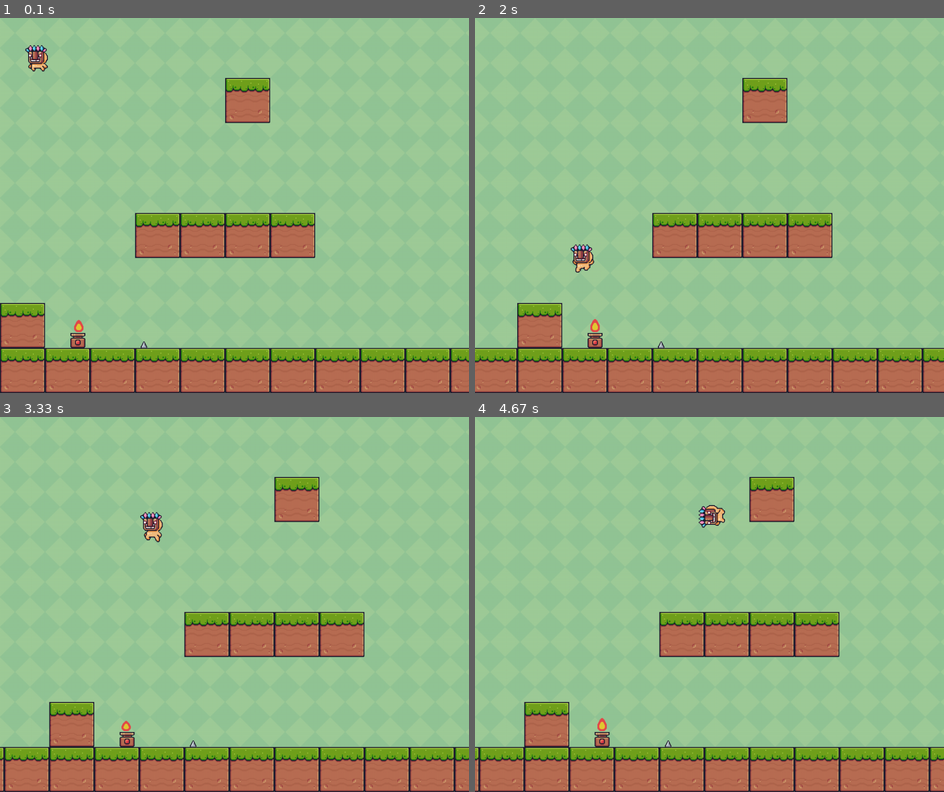
Above: before the commit, frames 1-4 (two rows, left to right).
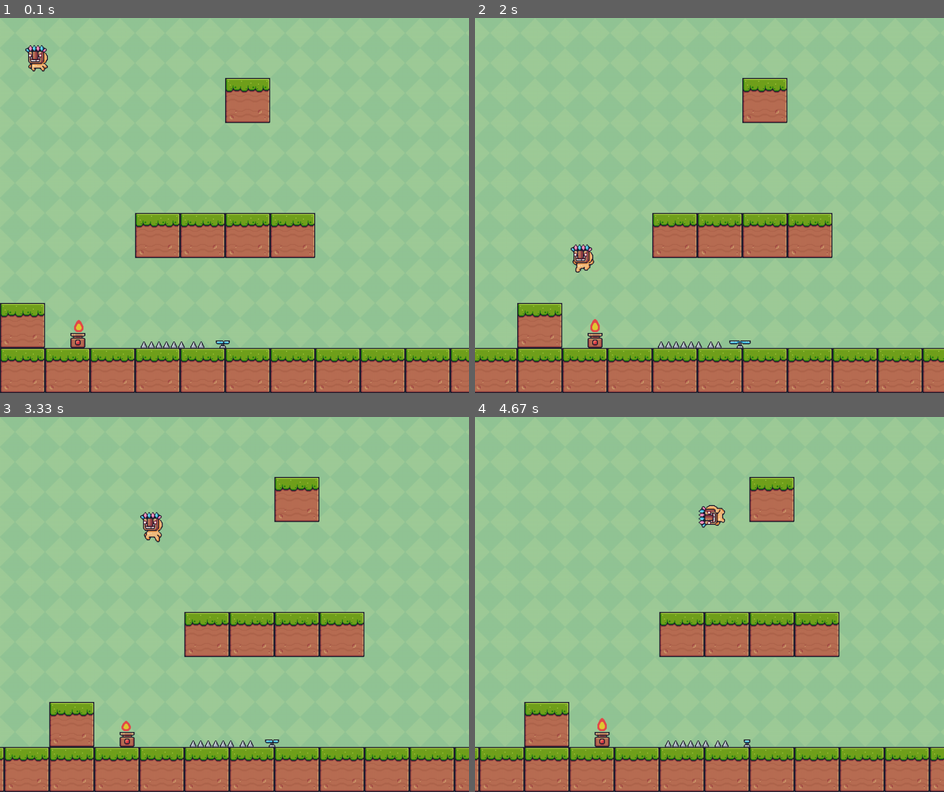
Above: after the commit, the same moments.

Repository: angelojamesti/dev_space
Game: pygame game, started from PyGames/Platformer_game/tutorial.py
Same seed, same stepped clock (60 frames per second), same inputs: the game is played once before the commit and once after it.
Inputs:
- Up to frame 1 (0.1 s): no input
- Up to frame 2 (2 s): hold Right 0.33-0.8 s; hold Right 0.83-1.3 s; tap Space at 0.9, 1.2, 1.4, 1.7, 1.97 s; hold Left 1.33-1.87 s; hold Left from 1.9 s (still down)
- Up to frame 3 (3.33 s): tap Space at 2.27, 2.4, 2.7, 3.07 s; release Left at 2.3 s; hold Right 2.33-2.97 s; hold Left from 3 s (still down)
- Up to frame 4 (4.67 s): tap Space at 3.37, 3.57, 3.87, 4.07, 4.37, 4.57 s; release Left at 3.47 s; hold Right 3.5-3.97 s; hold Right 4-4.47 s; hold Left from 4.5 s (still down)

The runs differ from the first frame. In frame 1, 0.2% of the frame differs, in the area x 31-49%, y 85-89%; in frame 2, 0.2%, in the area x 40-59%, y 85-89%; in frame 3, 0.2%; in frame 4, 0.2%.

Commit message:
"Added Fans on stage and still tried to calculate spikes"

Diff:
--- a/PyGames/Platformer_game/tutorial.py
+++ b/PyGames/Platformer_game/tutorial.py
@@ -261,6 +261,36 @@
         if self.animation_count // self.ANIMATION_DELAY > len(sprites):
             self.animation_count = 0
 
+class Fan(Object):
+    ANIMATION_DELAY = 3
+    def __init__(self, x, y, width, height):
+        super().__init__(x, y, width, height, "fan")
+        self.fan = load_sprite_sheets("Traps", "Fan", width, height)
+        self.image = self.fan["Off"][0]
+        self.mask = pygame.mask.from_surface(self.image)
+        self.animation_count = 0
+        self.animation_name = "Off"
+
+    def on(self):
+            self.animation_name = "On"
+
+    def off(self):
+            self.animation_name = "Off"
+
+    def loop(self):
+        sprites = self.fan[self.animation_name]
+        # Calculates the sprite index based on animation count, the animation delay and the length of the sprites list.
+        # Ex. (10 // 2) % 5 the sprite index will then choose the 6th frame from the sprites list
+        sprite_index = (self.animation_count // self.ANIMATION_DELAY) % len(sprites)
+        self.image = sprites[sprite_index]
+        self.animation_count += 1
+
+        self.rect = self.image.get_rect(topleft=(self.rect.x, self.rect.y))
+        self.mask = pygame.mask.from_surface(self.image)
+
+        if self.animation_count // self.ANIMATION_DELAY > len(sprites):
+            self.animation_count = 0
+
 # Function calculates the number of tiles needed based on the heiht and width of the image
 def get_background(name):
     # grabs the file from the Background folder within assets and loads it into 'image' variable
@@ -354,15 +384,23 @@
                       Block(block_size * 5, HEIGHT - block_size * 4, block_size),
                       Block(block_size * 6, HEIGHT - block_size * 4, block_size),
                       Block(block_size * 5, HEIGHT - block_size * 7, block_size)]
-    spike = Spike(300, HEIGHT - block_size - 16, 16, 16)
+    spikes = [Spike(300, HEIGHT - block_size - 16, 16, 16),
+              Spike(316, HEIGHT - block_size - 16, 16, 16),
+              Spike(332, HEIGHT - block_size - 16, 16, 16),
+              Spike(348, HEIGHT - block_size - 16, 16, 16),
+              Spike(364, HEIGHT - block_size - 16, 16, 16),
+              Spike(380, HEIGHT - block_size - 16, 16, 16),
+              Spike(406, HEIGHT - block_size - 16, 16, 16),
+              Spike(422, HEIGHT - block_size - 16, 16, 16)]
     fire = Fire(150, HEIGHT - block_size - 64, 16, 32)
+    fan = Fan(450, HEIGHT - block_size - 16, 24, 8)
     fire.on()
-
+    fan.on()
     # Creates a floor object, Create blocks to the left and right of the screen
     # i * block_size = x coordinate of the block
     floor = [Block(i * block_size, HEIGHT - block_size, block_size)
              for i in range(-WIDTH // block_size, (WIDTH * 4) // block_size)]
-    objects = [*floor, fire, *terrain_blocks, spike]
+    objects = [*floor, fire, *terrain_blocks, *spikes, fan]
     offset_x = 0
     scroll_area_width = 200
 
@@ -386,6 +424,7 @@
 
         player.loop(FPS)
         fire.loop()
+        fan.loop()
         handle_move(player, objects)
         draw(window, background, bg_image, player, objects, offset_x)
 
Binary file removed: PyGames/Platformer_game/assets/20 Enemies.png
Binary file removed: PyGames/Platformer_game/assets/Hello.png
Renamed: PyGames/Platformer_game/assets/Traps/Fan/On (24x8).png -> PyGames/Platformer_game/assets/Traps/Fan/On.png
